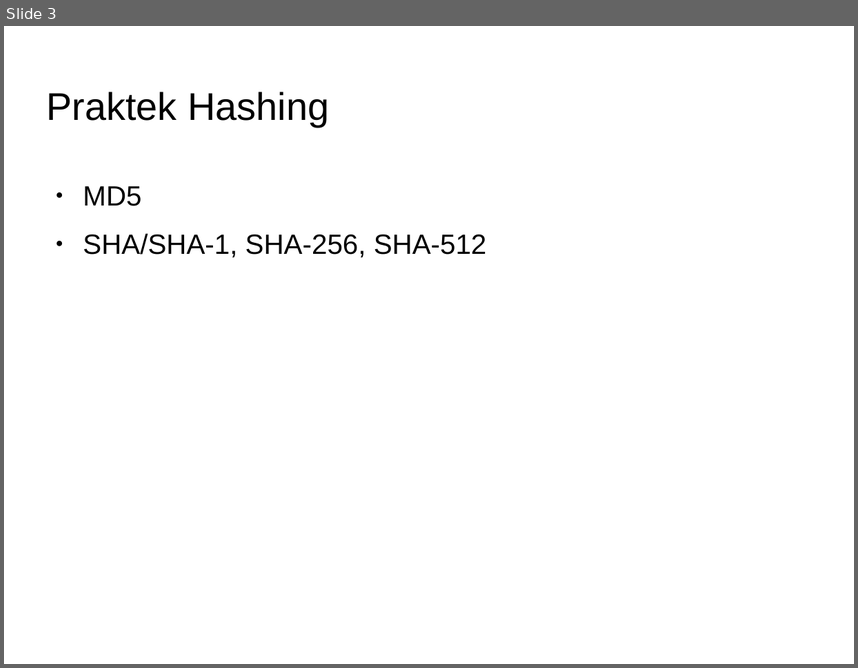
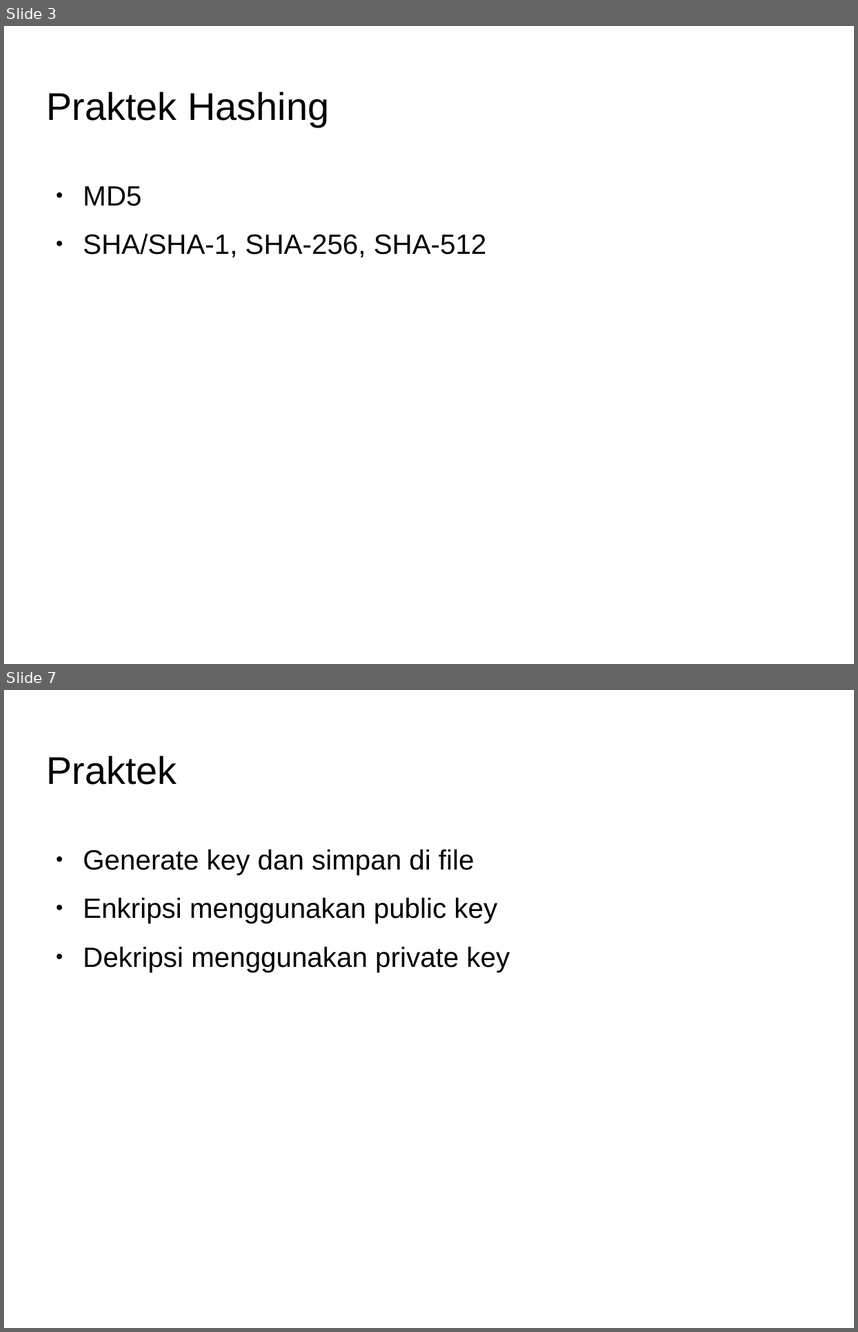
Before and after one commit to Dickyfathur7/pemrograman-komputer-2, a slide deck: 10-cryptography-BELUM-SELESAI/slide-crypto.odp. Shown one above the other, each under a label of ours: slide 3 before the commit, slides 3 and 7 after it; the slides between them are not shown. The pictures are 858x668 and 858x1332 pixels, drawn with LibreOffice and Linux fonts; fonts in the diff are those of the drawing; background and template pictures are left out. Boxes give left, top, right and bottom in pixels: in the first picture for what was removed or moved away, otherwise in the second. Text is boxed around its words. In the diff, an @@ line names an element or a change of style, - is before the commit and + after.

```diff
--- a/10-cryptography-BELUM-SELESAI/slide-crypto.odp
+++ b/10-cryptography-BELUM-SELESAI/slide-crypto.odp
@@ slide 7 added at [4, 690, 854, 1328], background picture (left out) @@
@@ title added at [47, 756, 177, 785], 36 pt, text #000000 @@
+Praktek
@@ text added at [83, 849, 510, 972], 26 pt, text #000000 @@
+● Generate key dan simpan di file
+● Enkripsi menggunakan public key
+● Dekripsi menggunakan private key
```
Also in this commit, not shown: 1 slide changed, 2 other slides added.
